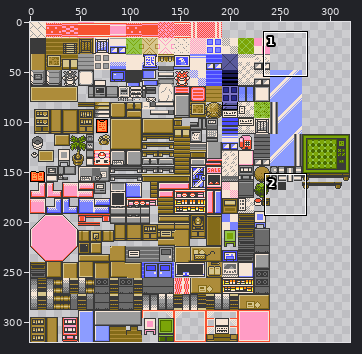
Sprite sheet, stored at Pokemon Brown 3D/Content/Textures/Inside.png. The first picture is a wide view before the edit; the outline marks the close-up.
Close-up. Before:
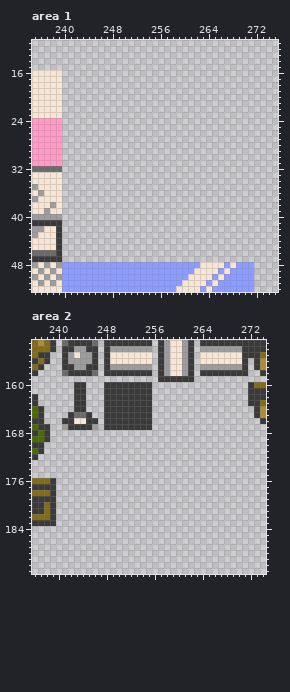
The file is 320x320 pixels. Colours within 5 levels of each other are drawn and written as one. Shown: area 1: x 235..275, y 11..52; area 2: x 236..274, y 153..191.
The result:
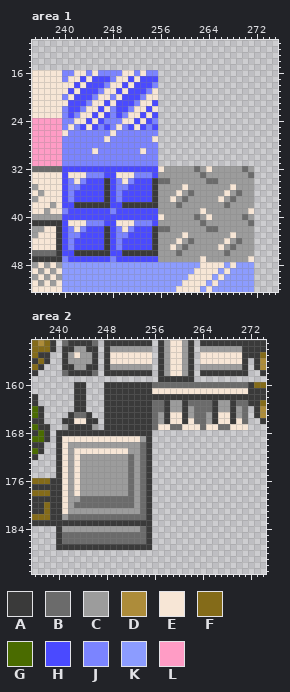
Palette (. is transparent): A #3a3a3a  B #6b6b6b  C #9c9c9c  D #ad8c3a  E #f7e6d6  F #846b19  G #4a6b00  H #4a4aff  J #7b84ff  K #8c9cff  L #ff9cc5
Changes in this commit:
Changed rows in their new state; - is an unchanged pixel.
Area 1:
first column x 240:
16 JJEEJEJJJJEEJEJJ----------------
17 JEEHEHHHJEEHEHHH----------------
18 EEHEHHHJEEHEHHHJ----------------
19 EHEHHHJEEHEHHHJE----------------
20 JEHHHJEEJEHHHJEE----------------
21 EHHHJEEHEHHHJEEH----------------
22 JHHJEEHEJHHJEEHE----------------
23 JHJEEHEHJHJEEHEH----------------
24 JJEEHEHJJJEEHEHJ----------------
25 JEJHEHJHJEJHEHJH----------------
26 EJJJJJJJEJJJJJJJ----------------
27 JJJJJJJEJJJJJJJE----------------
28 JJJJJJJJJJJJJJJJ----------------
29 JJJJJEJJJJJJJEJJ----------------
30 JJJJJJJJJJJJJJJJ----------------
31 JJJJJJJJJJJJJJJJ----------------
32 HHHHHHHHHHHHHHHHECCCCCBCECCCCCBC
33 HEEEJJJHHEEEJJJHCCCCCCCBCCCCCCCB
34 HJEJHHHAHJEJHHHABBCCCCCCBBCCCCCC
35 HJJHHHHAHJJHHHHACCCCECCCCCCCECCC
36 HJHHHHHAHJHHHHHACCCECBCCCCCECBCC
37 HJHHHHHAHJHHHHHACCECBCCCCCECBCCC
38 HHAAAAAAHHAAAAAACCCBCCCCCCCBCCCC
39 JHHHHHHHJHHHHHHHCCCCCCCECCCCCCCE
40 HHHHHHHHHHHHHHHHECCCCCBCECCCCCBC
41 HEEEJJJHHEEEJJJHCCCCCCCBCCCCCCCB
42 HJEJHHHAHJEJHHHABBCCCCCCBBCCCCCC
43 HJJHHHHAHJJHHHHACCCCECCCCCCCECCC
44 HJHHHHHAHJHHHHHACCCECBCCCCCECBCC
45 HJHHHHHAHJHHHHHACCECBCCCCCECBCCC
46 HHAAAAAAHHAAAAAACCCBCCCCCCCBCCCC
47 JHHHHHHHJHHHHHHHCCCCCCCECCCCCCCE
Area 2:
first column x 240:
160 ----------------BBBBBBBBBBBBBBBB
161 ----------------EEEEEEEEEEEEEEEE
162 ----------------AAAAAAAAAAAAAAAA
163 ----------------BBACCABBBBACCABB
164 ----------------BBACCACBBBACCACB
165 ----------------BCAEEACBBCAEEACB
166 ----------------BCAEEAEBBCAEEAEB
167 ----------------BEEBBEEEBEEBBEEE
168 AAAAAAAAAAAAAAAA----------------
169 AEEEEEEEEEEEEECA----------------
170 AECCCCCCCCCCCCBA----------------
171 AECEEEEEEEEECCBA----------------
172 AECECCCCCCCCBCBA----------------
173 AECECCCCCCCCBCBA----------------
174 AECECCCCCCCCBCBA----------------
175 AECECCCCCCCCBCBA----------------
176 AECECCCCCCCCBCBA----------------
177 AECECCCCCCCCBCBA----------------
178 AECECCCCCCCCBCBA----------------
179 AECCBBBBBBBBBCBA----------------
180 AECBBBBBBBBBBCBA----------------
181 AECCCCCCCCCCCCBA----------------
182 ACBBBBBBBBBBBBBA----------------
183 AAAAAAAAAAAAAAAA----------------
184 ACCCCCCCCCCCCCBA----------------
185 ABBBBBBBBBBBBBBA----------------
186 ABBBBBBBBBBBBBBA----------------
187 AAAAAAAAAAAAAAAA----------------
Where, in picture pixels (left, top, right, bottom), the same in both close-ups:
added: (62, 70, 254, 262)
added: (56, 382, 248, 550)
